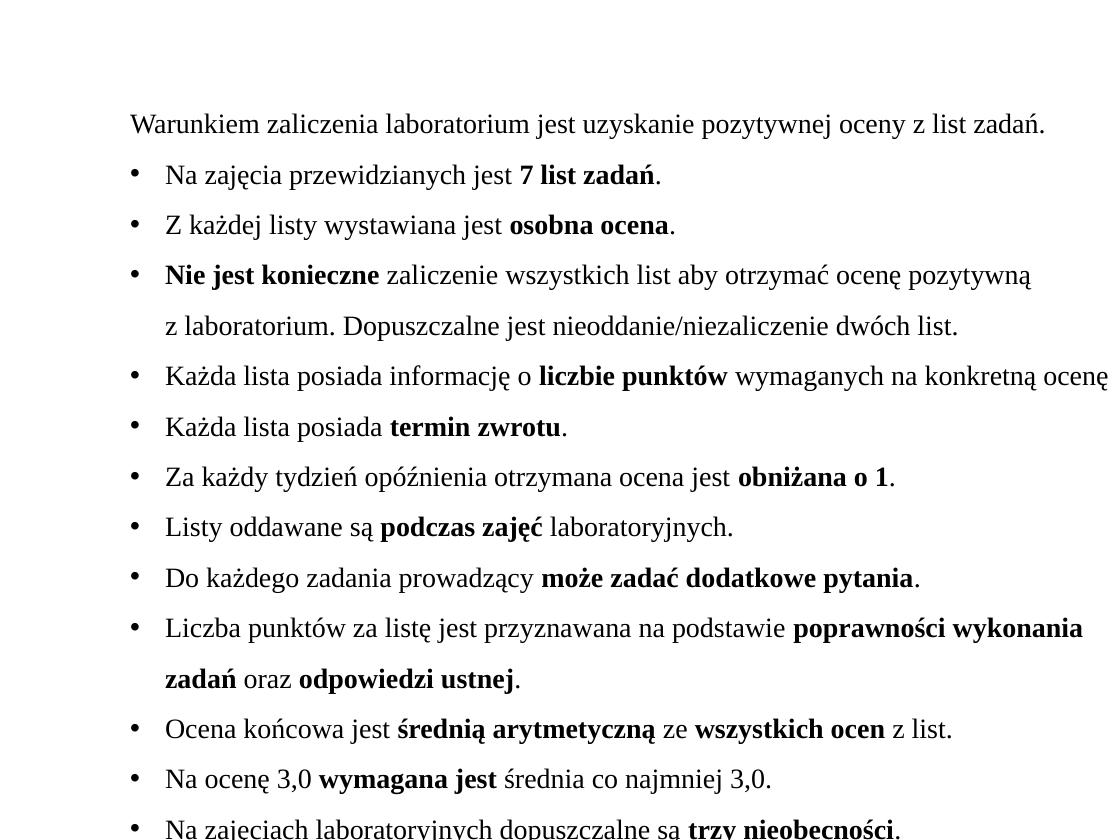
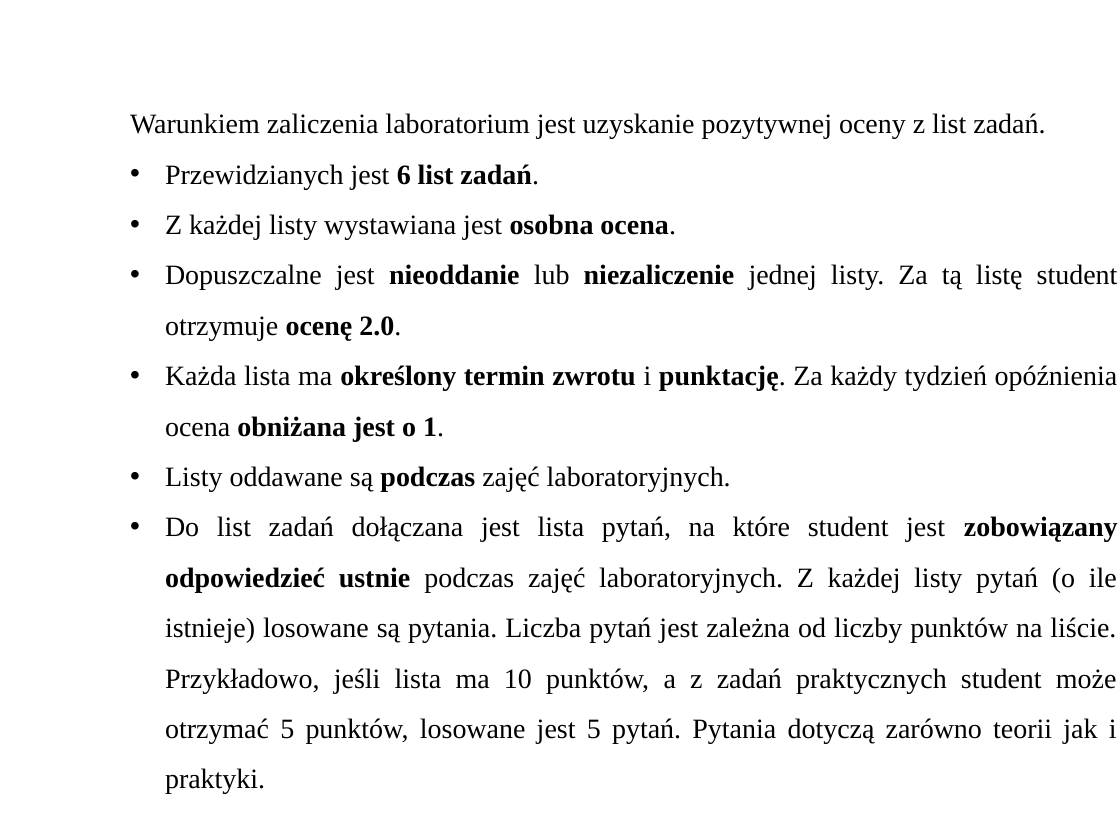
Before and after one commit to RafLew84/ProgUM, a slide deck: slide 3 of PUM1/Wyk/Wyklad0.pptx. Drawn at 1120x840 pixels with LibreOffice and Linux fonts; fonts in the diff are those of the drawing; background and template pictures are left out. Boxes give left, top, right and bottom in pixels: in the first picture for what was removed or moved away, otherwise in the second. Text is boxed around its words. In the diff, an @@ line names an element or a change of style, - is before the commit and + after.

```diff
--- a/PUM1/Wyk/Wyklad0.pptx
+++ b/PUM1/Wyk/Wyklad0.pptx
@@ text at [130,113,1045,492]: bold off in "zajęć"; alignment left to justified @@
@@ text at [165,164,539,189]: text changed @@
-• Na zajęcia przewidzianych jest 7 list zadań.
+• Przewidzianych jest 6 list zadań.
@@ text at [165,264,1118,441]: text changed @@
-• Nie jest konieczne zaliczenie wszystkich list aby otrzymać ocenę pozytywną
-  z laboratorium. Dopuszczalne jest nieoddanie/niezaliczenie dwóch list.
-• Każda lista posiada informację o liczbie punktów wymaganych na konkretną ocenę
-• Każda lista posiada termin zwrotu.
-• Za każdy tydzień opóźnienia otrzymana ocena jest obniżana o 1.
+• Dopuszczalne jest nieoddanie lub niezaliczenie jednej listy. Za tą listę student otrzymuje ocenę 2.0.
+• Każda lista ma określony termin zwrotu i punktację. Za każdy tydzień opóźnienia ocena obniżana jest o 1.
@@ text at [165,516,1118,794]: text changed @@
-• Do każdego zadania prowadzący może zadać dodatkowe pytania.
-• Liczba punktów za listę jest przyznawana na podstawie poprawności wykonania zadań oraz odpowiedzi ustnej.
-• Ocena końcowa jest średnią arytmetyczną ze wszystkich ocen z list.
-• Na ocenę 3,0 wymagana jest średnia co najmniej 3,0.
-• Na zajęciach laboratoryjnych dopuszczalne są trzy nieobecności.
+• Do list zadań dołączana jest lista pytań, na które student jest zobowiązany odpowiedzieć ustnie podczas zajęć laboratoryjnych. Z każdej listy pytań (o ile istnieje) losowane są pytania. Liczba pytań jest zależna od liczby punktów na liście. Przykładowo, jeśli lista ma 10 punktów, a z zadań praktycznych student może otrzymać 5 punktów, losowane jest 5 pytań. Pytania dotyczą zarówno teorii jak i praktyki.
```
Also in this commit, not shown: 1 other slide changed, 1 slide added.
